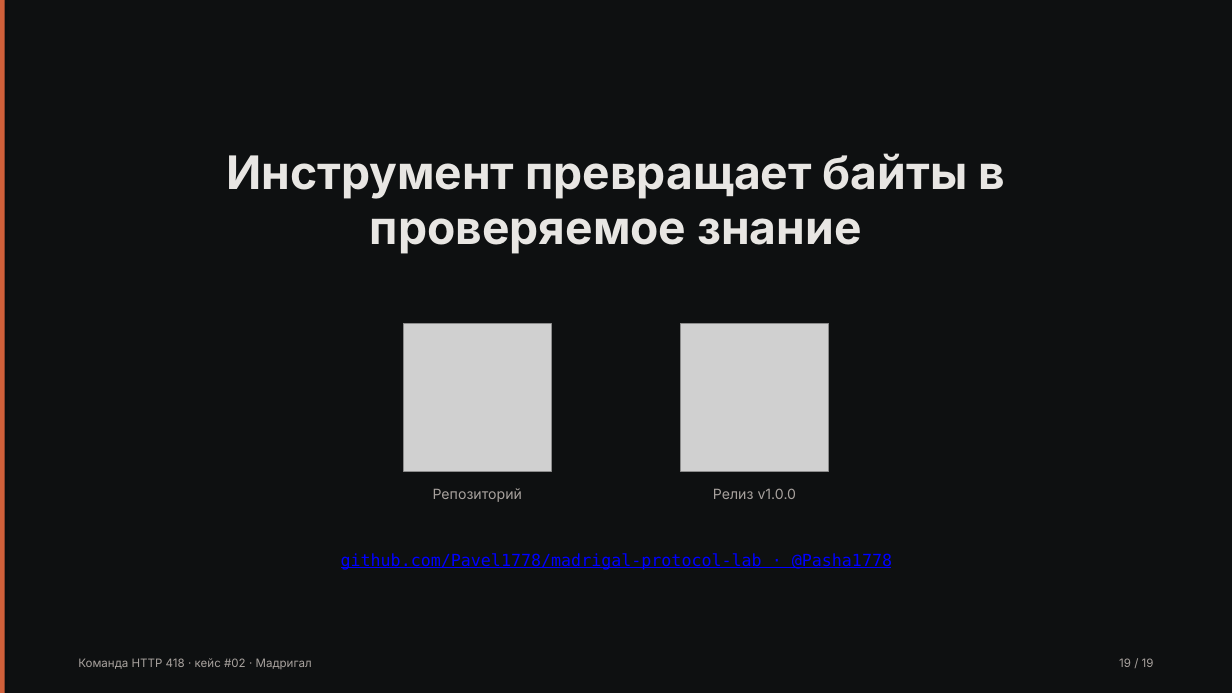
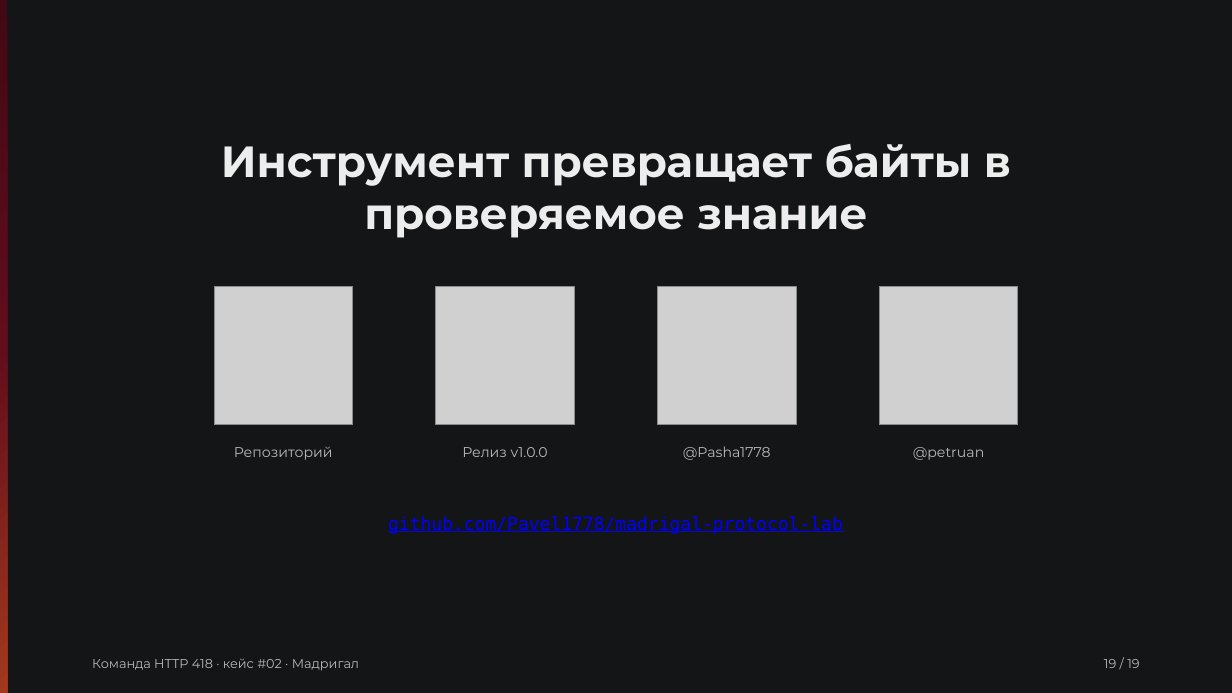
Before and after one commit to Pavel1778/madrigal-protocol-lab, a slide deck: slide 19 of presentation/slides.pptx. Drawn at 1232x693 pixels with LibreOffice and Linux fonts; fonts in the diff are those of the drawing; grey boxes stand for pictures. Boxes give left, top, right and bottom in pixels: in the first picture for what was removed or moved away, otherwise in the second. Text is boxed around its words. In the diff, an @@ line names an element or a change of style, - is before the commit and + after.

```diff
--- a/presentation/slides.pptx
+++ b/presentation/slides.pptx
@@ rectangle at [0,0,1232,693]: fill #0E1011 to #131516; shadow off @@
@@ rectangle at [0,0,7,693]: fill #D0603A to gradient #410913 to #610D1C to #A2391D; shadow off @@
@@ text "Инструмент превращает байты в проверяемое ...": place and size @@
-text "Инструмент превращает байты в проверяемое ..." at [226,153,1005,254]
+text "Инструмент превращает байты в проверяемое ..." at [221,144,1011,238]
@@ text "Инструмент превращает байты в проверяемое ..." at [221,144,1011,238]: size 36 to 34 pt, font Inter to Montserrat, text colour #E8E6E3 to #EDEDED @@
@@ picture: place and size @@
-picture at [404,323,552,471]
+picture at [214,287,353,425]
@@ picture: place and size @@
-picture at [681,323,829,471]
+picture at [436,287,575,425]
@@ picture added at [658,287,797,425] @@
@@ picture added at [880,287,1019,425] @@
@@ text "Репозиторий": place and size @@
-text "Репозиторий" at [433,488,523,502]
+text "Репозиторий" at [234,447,333,460]
@@ text "Репозиторий" at [234,447,333,460]: font Inter to Montserrat, text colour #A8A29E to #B8B8B8 @@
@@ text "Релиз v1.0.0" at [462,447,548,457]: font Inter to Montserrat, text colour #A8A29E to #B8B8B8 @@
@@ text "Релиз v1.0.0": place and size @@
-text "Релиз v1.0.0" at [713,488,797,499]
+text "Релиз v1.0.0" at [462,447,548,457]
@@ text added at [683,446,771,460], 11 pt, text #B8B8B8 @@
+@Pasha1778
@@ text added at [913,447,985,460], 11 pt, text #B8B8B8 @@
+@petruan
@@ text at [388,516,843,534]: text changed; size 13 to 14 pt @@
-github.com/Pavel1778/madrigal-protocol-lab · @Pasha1778
+github.com/Pavel1778/madrigal-protocol-lab
@@ text "Команда HTTP 418 · кейс ...": place and size @@
-text "Команда HTTP 418 · кейс ..." at [78,658,312,669]
+text "Команда HTTP 418 · кейс ..." at [92,658,359,671]
@@ text "Команда HTTP 418 · кейс ..." at [92,658,359,671]: size 9 to 10 pt, font Inter to Montserrat, text colour #A8A29E to #B8B8B8 @@
@@ text "19 / 19" at [1104,659,1139,668]: size 9 to 10 pt, font Inter to Montserrat, text colour #A8A29E to #B8B8B8 @@
@@ text "19 / 19": place and size @@
-text "19 / 19" at [1119,658,1154,667]
+text "19 / 19" at [1104,659,1139,668]
```
Also in this commit, not shown: 18 other slides changed, 41 other files.
